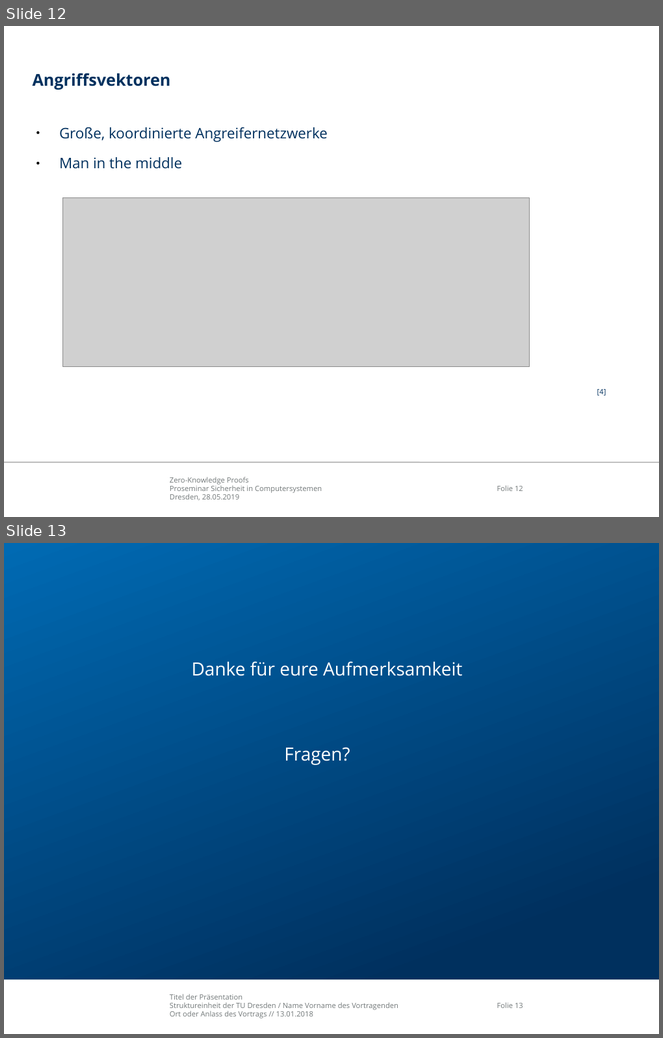
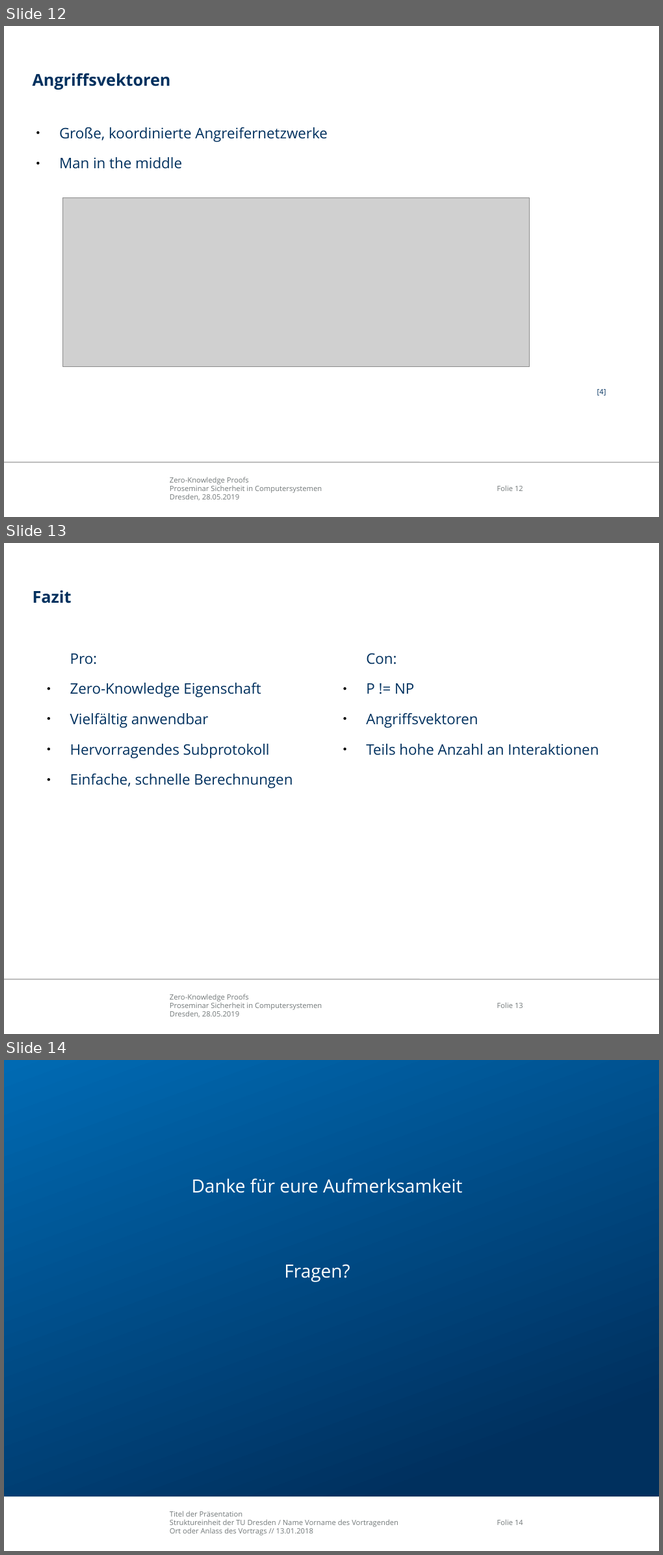
Before and after one commit to mostermann96/Presentations, a slide deck: Zero-Knowledge Proofs/Präsentation/ZKP.odp. Shown one above the other, each under a label of ours: slides 12 and 13 before the commit, slides 12, 13 and 14 after it. The pictures are 663x1038 and 663x1555 pixels, drawn with LibreOffice and Linux fonts; fonts in the diff are those of the drawing; grey boxes stand for pictures; background and template pictures are left out. Boxes give left, top, right and bottom in pixels: in the first picture for what was removed or moved away, otherwise in the second. Text is boxed around its words. In the diff, an @@ line names an element or a change of style, - is before the commit and + after.

Commit message:
added Fazit

```diff
--- a/Zero-Knowledge Proofs/Präsentation/ZKP.odp
+++ b/Zero-Knowledge Proofs/Präsentation/ZKP.odp
@@ slide 13 added at bbox=[4, 543, 659, 1034], background #FFFFFF; not listed: 3 template elements that a slide beside it also shows @@
@@ title added at bbox=[33, 590, 72, 603], 18 pt, text #00305E, bold @@
+Fazit
@@ text added at bbox=[70, 653, 293, 789], 16 pt, text #00305E @@
+Pro:
+● Zero-Knowledge Eigenschaft
+● Vielfältig anwendbar
+● Hervorragendes Subprotokoll
+● Einfache, schnelle Berechnungen
@@ text added at bbox=[366, 653, 599, 756], 16 pt, text #00305E @@
+Con:
+● P != NP
+● Angriffsvektoren
+● Teils hohe Anzahl an Interaktionen
@@ what was slide 13 is now slide 14 @@
@@ page number at bbox=[497, 1520, 523, 1525]: text changed @@
-Folie 13
+Folie 14
```
Also in this commit, not shown: 4 slides changed, 8 other files.
